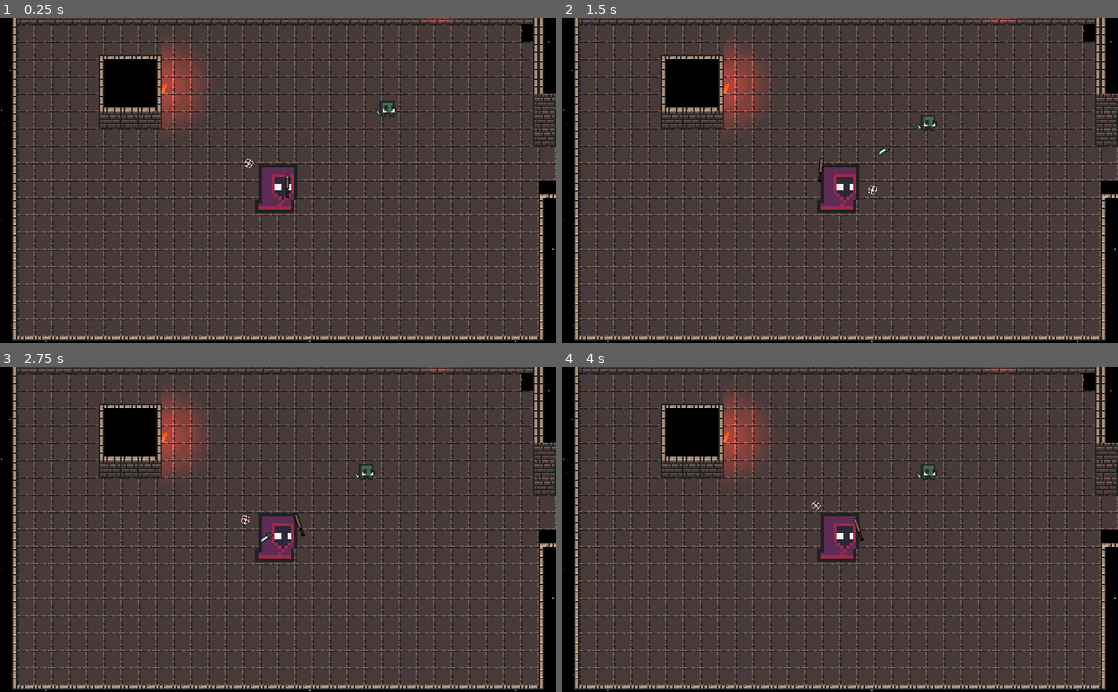
Above: before the commit, frames 1-4 (two rows, left to right).
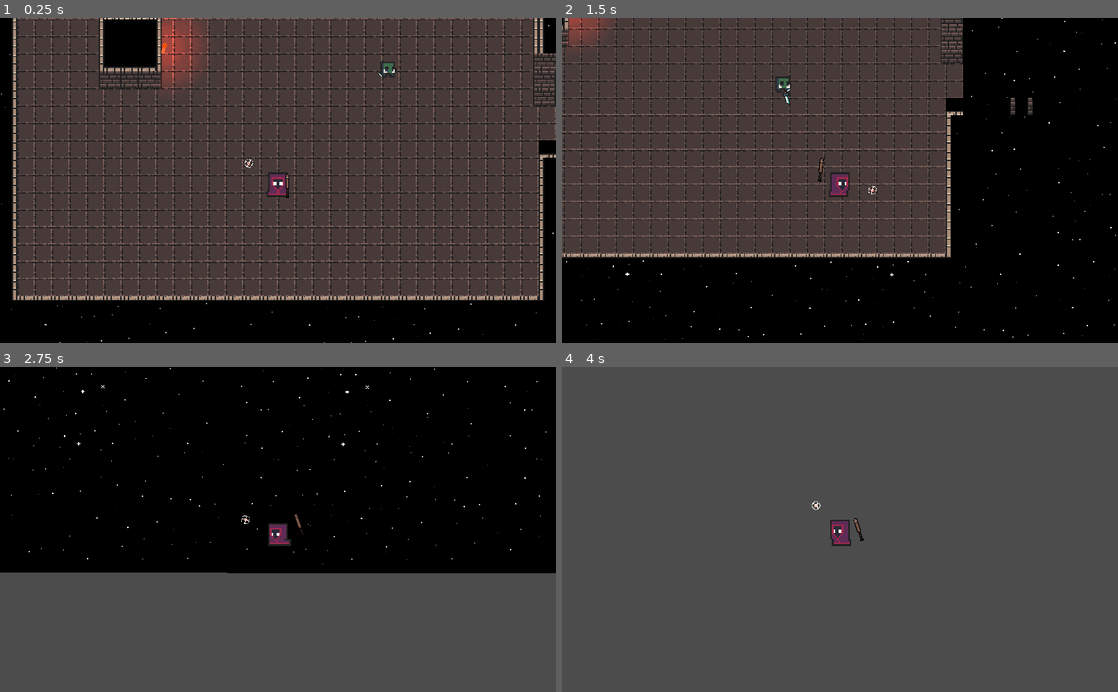
Above: after the commit, the same moments.

Repository: Kiingst/Dont-Bring-a-Bat-to-Gun-Fight
Game: Godot game, scene res://Assets/Levels/Level_Script/Level.tscn
Same seed, same stepped clock (60 frames per second), same inputs: the game is played once before the commit and once after it. This scene is started directly instead of the project's main scene.
Inputs (mouse positions are in pixels of both pictures, inside the frame that each line leads up to):
- Up to frame 1 (0.25 s): no input
- Up to frame 2 (1.5 s): move the mouse to (812, 245) at 0.52 s; hold D (Move_Right) from 0.53 s (still down); tap Space (jump) at 0.6, 0.77, 1.07 s; move the mouse to (1006, 229) at 1.27 s; click (1006, 229) at 1.35 s
- Up to frame 3 (2.75 s): tap Space (jump) at 1.52, 1.55, 1.82, 2.1 s; move the mouse to (111, 480) at 2.02 s; release D (Move_Right) at 2.03 s; hold A (Move_Left) from 2.03 s (still down)
- Up to frame 4 (4 s): keep holding A (Move_Left); move the mouse to (867, 529) at 2.77 s; click (867, 529) at 2.85 s; tap Space (jump) at 3.02, 3.05, 3.32, 3.6, 3.77 s; move the mouse to (756, 448) at 3.52 s

The runs differ from the first frame. In frame 1, 38% of the frame differs, in the area x 0-100%, y 0-100%; in frame 2, 67%; in frame 3, 70%; in frame 4, 30%.
Error before the commit: Division By Zero in operator '/'. (res://Assets/Player/Player_Script/Hitter/Player_Hitter.gd:18)

Commit message:
ok

Diff:
--- a/Assets/Levels/Level_Script/Flat_test.tscn
+++ b/Assets/Levels/Level_Script/Flat_test.tscn
@@ -1,8 +1,9 @@
-[gd_scene load_steps=4 format=2]
+[gd_scene load_steps=5 format=2]
 
 [ext_resource path="res://Assets/Player/Player_Script/Hitter/Player_Hitter.tscn" type="PackedScene" id=1]
 [ext_resource path="res://Assets/Levels/Level_Script/2dTileMap.tscn" type="PackedScene" id=2]
 [ext_resource path="res://Assets/Levels/Level_Script/ParallaxBackground.tscn" type="PackedScene" id=3]
+[ext_resource path="res://Assets/Player/Player_Script/Hitter/Player_Hitterold.tscn" type="PackedScene" id=4]
 
 [node name="Flat_test" type="Node2D"]
 
@@ -15,7 +16,6 @@
 tile_data = PoolIntArray( -589840, 1610612737, 0, -589839, 1610612737, 0, -589838, 1610612737, 0, -589837, 1610612737,  …(6030 unchanged characters)…
 
 [node name="Player_Hitter" parent="." instance=ExtResource( 1 )]
-jump_height = 50.0
-jump_time_to_peak = 0.5
-jump_time_to_descent = 0.5
-jump_count = 3
+visible = false
+
+[node name="Player_Hitter2" parent="." instance=ExtResource( 4 )]
--- a/Assets/Player/Player_Script/Hitter/Player_Hitter.gd
+++ b/Assets/Player/Player_Script/Hitter/Player_Hitter.gd
@@ -21,7 +21,7 @@
 func _ready():
 	pass
 
-func Player_Control(delta):
+func Player_Control_Bat(delta):
 
 	var look_vec = get_global_mouse_position() - global_position
 	var look_ang = rad2deg(atan2(look_vec.y, look_vec.x))
@@ -60,8 +60,6 @@
 			3:
 				Weapon_animation_mode.travel("Gungeon_Charge_Right")
 
-
-
 func _input(event):
 	if event.is_action_pressed("Swing"):
 		match side:
@@ -92,7 +90,7 @@
 	if alive == false:
 		return
 	else:
-		Player_Control(delta)
+		Player_Control_Bat(delta)
 
 func swing(swing):
 	isSwinging = true
@@ -106,7 +104,6 @@
 	keyvaluefollow.x -= 20
 	ChangeAnimationValue(follow_thr, "Player_Weapon:position", 0.2 , keyvaluefollow)
 	ChangeAnimationValue(follow_thr, "Player_Weapon:position", 0 , keyvaluerot)
-
 	match side:
 		1:
 			Weapon_animation_mode.travel("Left_Anticipation")
@@ -118,6 +115,7 @@
 	var track_id = Animationname.find_track(trackname)
 	var key_id = Animationname.track_find_key(track_id, time, false)
 	Animationname.track_set_key_value(track_id, key_id, keyvalue)
+
 
 
 func _on_Player_Weapon_Done(anim_name):
--- a/Assets/Player/Player_Script/Hitter/Player_Hitter.tscn
+++ b/Assets/Player/Player_Script/Hitter/Player_Hitter.tscn
@@ -6,6 +6,7 @@
 [ext_resource path="res://Assets/Player/Player_Script/Hitter/Player_Hitter.gd" type="Script" id=4]
 [ext_resource path="res://Assets/Player/Player_Script/Hitter/Player_Weapon.tscn" type="PackedScene" id=5]
 [ext_resource path="res://Assets/Player/Player_Weapons/Bat/Cross_Hair.png" type="Texture" id=6]
+[ext_resource path="res://Assets/Player/Player_Models/necromancer_idle_anim_f0.png" type="Texture" id=7]
 
 [sub_resource type="RectangleShape2D" id=1]
 extents = Vector2( 18, 22.5 )
@@ -14,6 +15,13 @@
 
 [node name="Player_Hitter" instance=ExtResource( 1 )]
 script = ExtResource( 4 )
+jump_height = 100.0
+jump_time_to_peak = 0.3
+jump_time_to_descent = 0.3
+jump_count = 3
+
+[node name="Player_Model" parent="." index="0"]
+texture = ExtResource( 7 )
 
 [node name="Collision" parent="." index="1"]
 visible = false
@@ -24,7 +32,6 @@
 
 [node name="AnimationTree" parent="." index="4" instance=ExtResource( 2 )]
 anim_player = NodePath("../AnimationPlayer")
-active = true
 parameters/playback = SubResource( 3 )
 
 [node name="Player_Weapon" parent="." index="5" instance=ExtResource( 5 )]
--- a/Assets/Player/Player_Script/Hitter/Player_Hitterold.tscn
+++ b/Assets/Player/Player_Script/Hitter/Player_Hitterold.tscn
@@ -13,8 +13,13 @@
 [sub_resource type="AnimationNodeStateMachinePlayback" id=3]
 
 [node name="Player_Hitter" type="KinematicBody2D"]
+scale = Vector2( 0.999066, 1.00702 )
 collision_mask = 0
 script = ExtResource( 1 )
+jump_height = 100.0
+jump_time_to_peak = 0.3
+jump_time_to_descent = 0.3
+jump_count = 3
 
 [node name="CollisionShape2D" type="CollisionShape2D" parent="."]
 position = Vector2( 0, 7.875 )
@@ -36,6 +41,7 @@
 
 [node name="AnimationTree" parent="." instance=ExtResource( 3 )]
 anim_player = NodePath("../AnimationPlayer")
+active = true
 parameters/playback = SubResource( 3 )
 
 [node name="Cross_Hair" type="Sprite" parent="."]
Not shown: 1 places in Assets/Player/Player_Script/Hitter/Player_Hitter.tscn that only renumber resources
